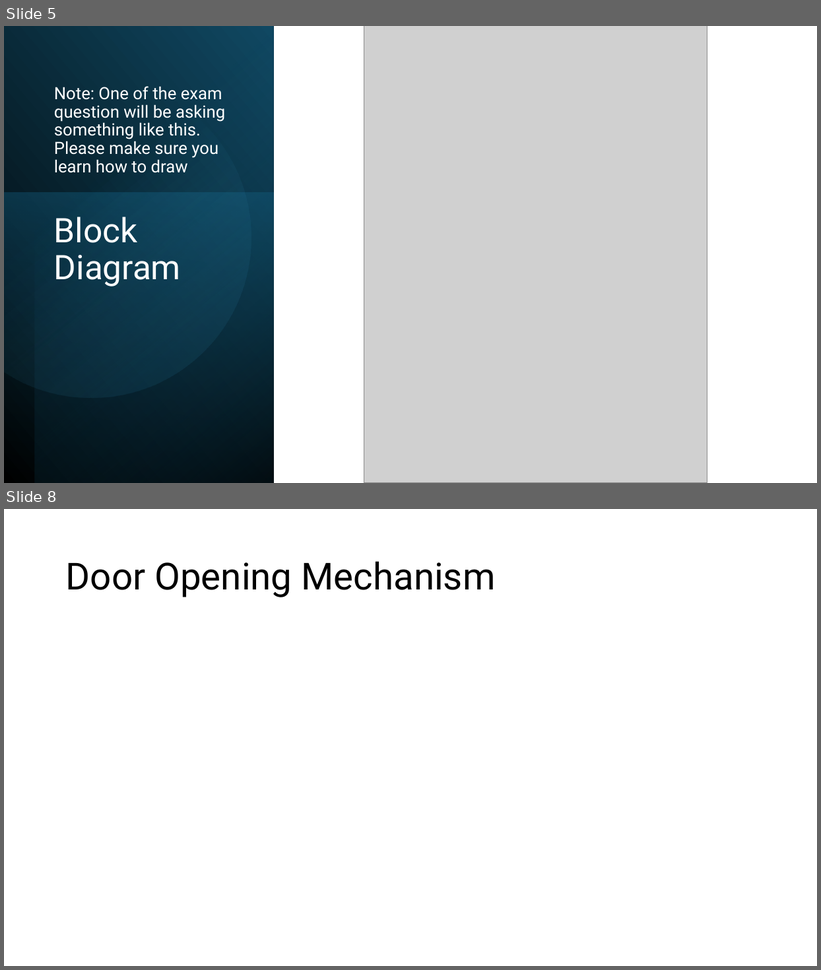
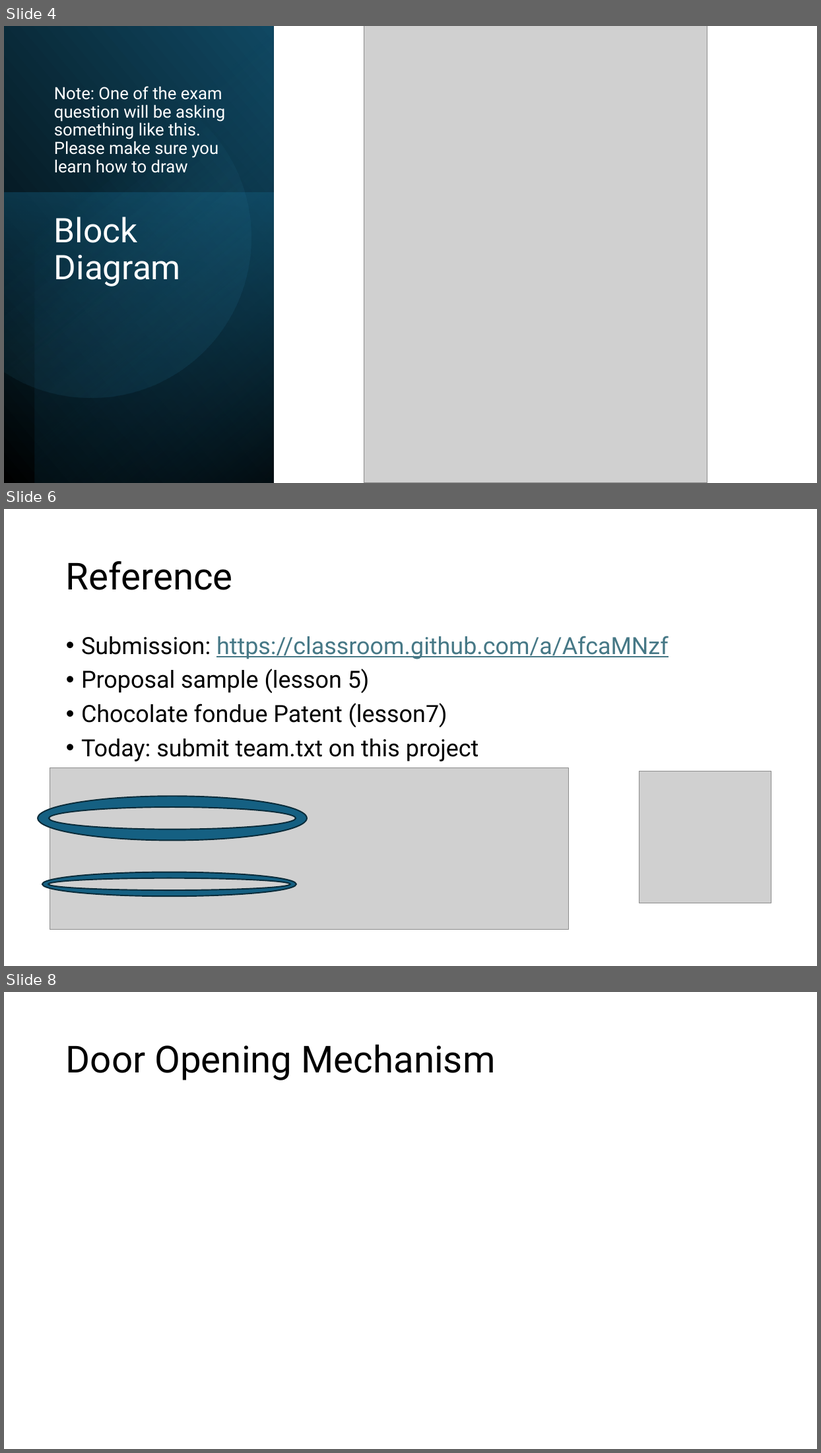
Before and after one commit to JLNU-EETC3433/courseware, a slide deck: 20241108-lesson10.pptx. Shown one above the other, each under a label of ours: slides 5 and 8 before the commit, slides 4, 6 and 8 after it; the slides between them are not shown. The pictures are 821x970 and 821x1453 pixels, drawn with LibreOffice and Linux fonts; fonts in the diff are those of the drawing; grey boxes stand for pictures. Boxes give left, top, right and bottom in pixels: in the first picture for what was removed or moved away, otherwise in the second. Text is boxed around its words. In the diff, an @@ line names an element or a change of style, - is before the commit and + after.

```diff
--- a/20241108-lesson10.pptx
+++ b/20241108-lesson10.pptx
@@ slide 6 added at [4,509,817,966], background #FFFFFF @@
@@ title added at [66,561,233,590], 44 pt, text #000000 @@
+Reference
@@ text added at [81,636,669,762], 28 pt, text #000000 @@
+• Submission: https://classroom.github.com/a/AfcaMNzf
+• Proposal sample (lesson 5)
+• Chocolate fondue Patent (lesson7)
+• Today: submit team.txt on this project
@@ picture added at [50,768,569,931] @@
@@ picture added at [640,772,772,904] @@
@@ donut added at [38,796,306,841], fill #156082, outline #092A39 1.5 pt @@
@@ donut added at [42,873,297,897], fill #156082, outline #092A39 1.5 pt @@
@@ what was slide 5 is now slide 4 @@
```
Also in this commit, not shown: 2 slides changed, 1 other slide added, 2 slides removed.
